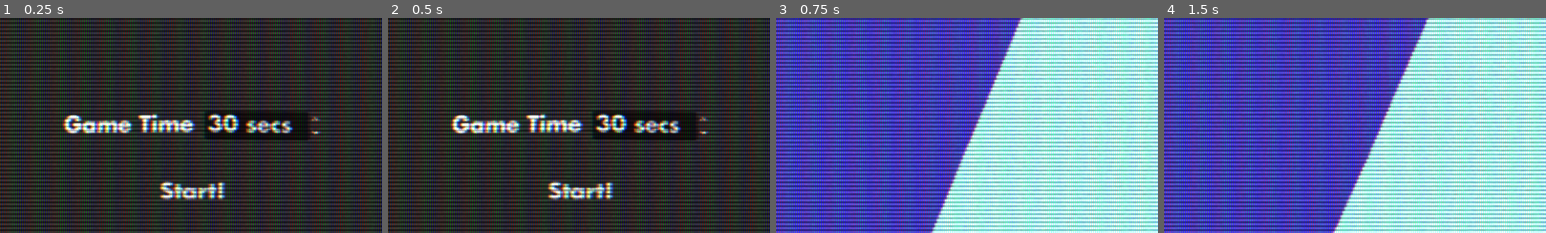
Above: before the commit, frames 1-4 (left to right).
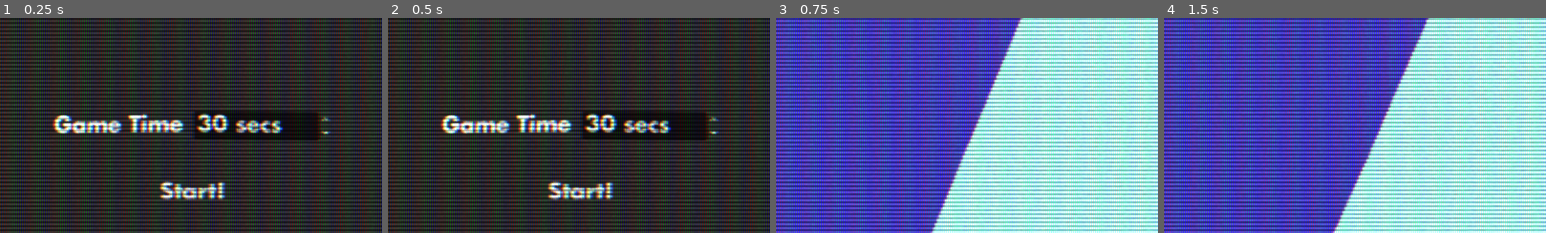
Above: after the commit, the same moments.

Repository: ProgrammingParadox/voronoi-game
Game: Godot game, scene res://scenes/char_select.tscn
Two runs of this game, one before a commit and one after it. Both use one fixed random seed, a clock stepped at 60 frames per second and the inputs below.
Inputs (mouse positions are % of the whole screen's width and height, from its top left):
- Up to frame 1 (0.25 s): no input
- Up to frame 2 (0.5 s): no input
- Up to frame 3 (0.75 s): click "Start!" at 0.5 s
- Up to frame 4 (1.5 s): tap Enter at 1.25 s; move the mouse to (72, 45) at 1.27 s; hold D (player_1_right) from 1.28 s (still down); tap Q (player_1_plant) at 1.35 s
The pictures show only the part of the screen within x 25-75%, y 18-68%; the shares and areas given below are measured in that part.

The runs differ from the first frame. In frame 1, 4.6% of the frame differs, in the area x 13-87%, y 43-57%; in frame 2, 4.6%; in frame 3, nothing differs; in frame 4, nothing differs.

Commit message:
time doesn't get cut off

Diff:
--- a/scenes/char_select.tscn
+++ b/scenes/char_select.tscn
@@ -54,7 +54,7 @@
 label_settings = SubResource("LabelSettings_u0oh2")
 
 [node name="SpinBox" type="SpinBox" parent="CenterContainer/VBoxContainer/HBoxContainer"]
-custom_minimum_size = Vector2(150, 0)
+custom_minimum_size = Vector2(200, 0)
 layout_mode = 2
 theme = ExtResource("2_11wwc")
 min_value = 15.0
